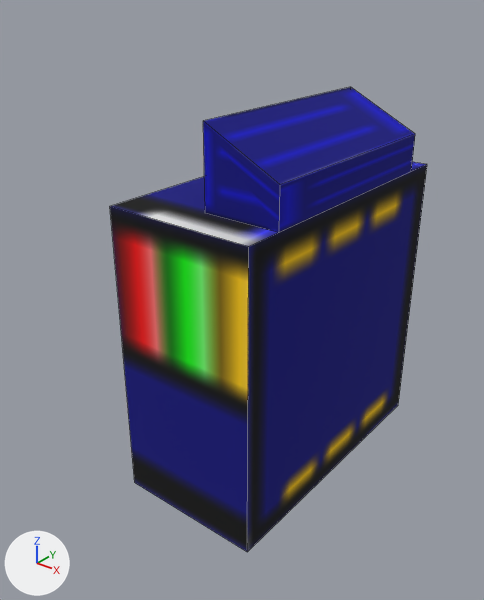
A saved change to the OBJ model src/main/resources/assets/metalnetworkmainframe/models/MNM_NN_HEAD.obj.
The view is the same before and after, from a camera (50 mm lens) standing at (14.47, -13.55, 8.73) and looking at (3.91, -0.35, 0.54). Lighting does not change. The marker at lower left points along +X, +Y and +Z. Mesh edges are drawn as thin lines. Where no turn or scale is listed for an object, it has been applied to the vertices.

Objects in the first picture: 'Cube.007_Cube.009'.
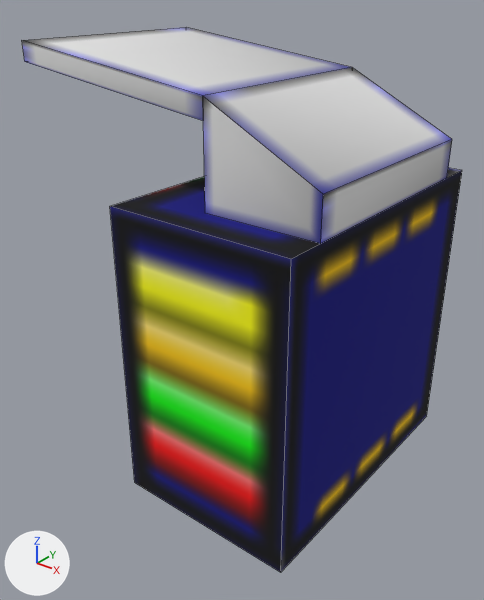
Where the change shows, as pixel boxes [x1, y1, x2, y2] in the pictures (484 x 600 px):
'Cube.007_Cube.009', reshaped (39% wider, 17% taller)
    before: [110, 87, 427, 552]
    after: [22, 27, 462, 572]
part 1 of me_cube_007_cube_009, built on
    before: [203, 87, 427, 552]
    after: [22, 27, 462, 571]
part 2 of me_cube_007_cube_009, surface changed
    both: [110, 176, 278, 552]

The change in detail:
me_cube_007_cube_009 is used by ob_cube_007_cube_009; location (0.0, 0.0, 0.0).
me_cube_007_cube_009 had 16 vertices, 12 faces and spanned x 3.0..7.0, y -4.0..4.0, z -4.0..6.0.
me_cube_007_cube_009 now has 22 vertices, 18 faces and spans x -1.0..8.0, y -4.0..4.0, z -4.0..7.25.
Part 1, on me_cube_007_cube_009:
2 vertices are removed from x 7.0, y -3.0..3.0, z 5.0.
5 faces are deleted.
6 vertices in x 7.0, y -4.0..4.0, z -4.0..4.0 move by (1.0, 0.0, 0.0).
8 vertices are added at x -1.0..8.0, y -3.0..3.0, z 5.0..7.25.
11 new faces join them.
me_cube_007_cube_009 part 2: 5 kept faces spanning x 3.0..8.0, y -4.0..4.0, z -4.0..4.0 get new texture (UV) coordinates.
